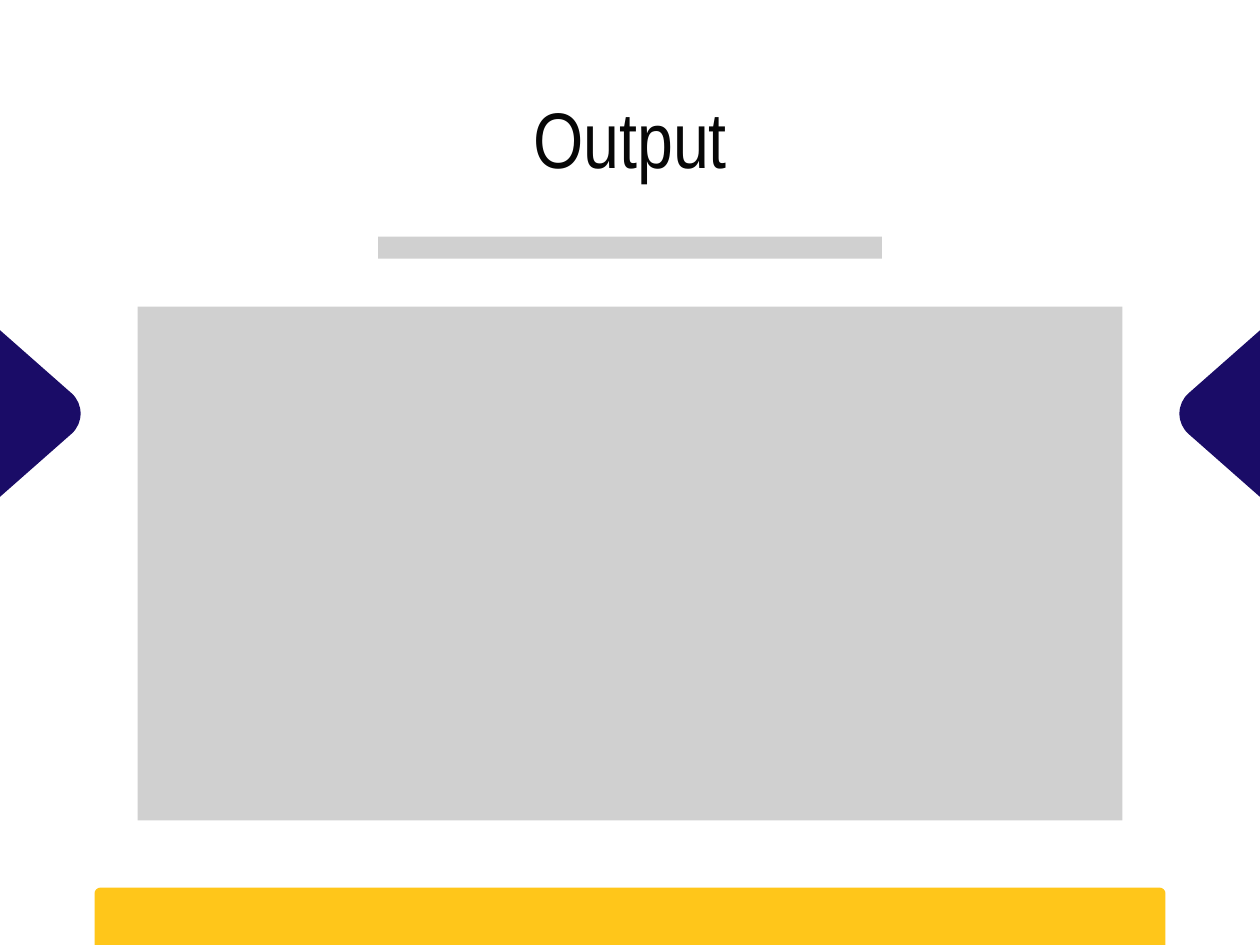
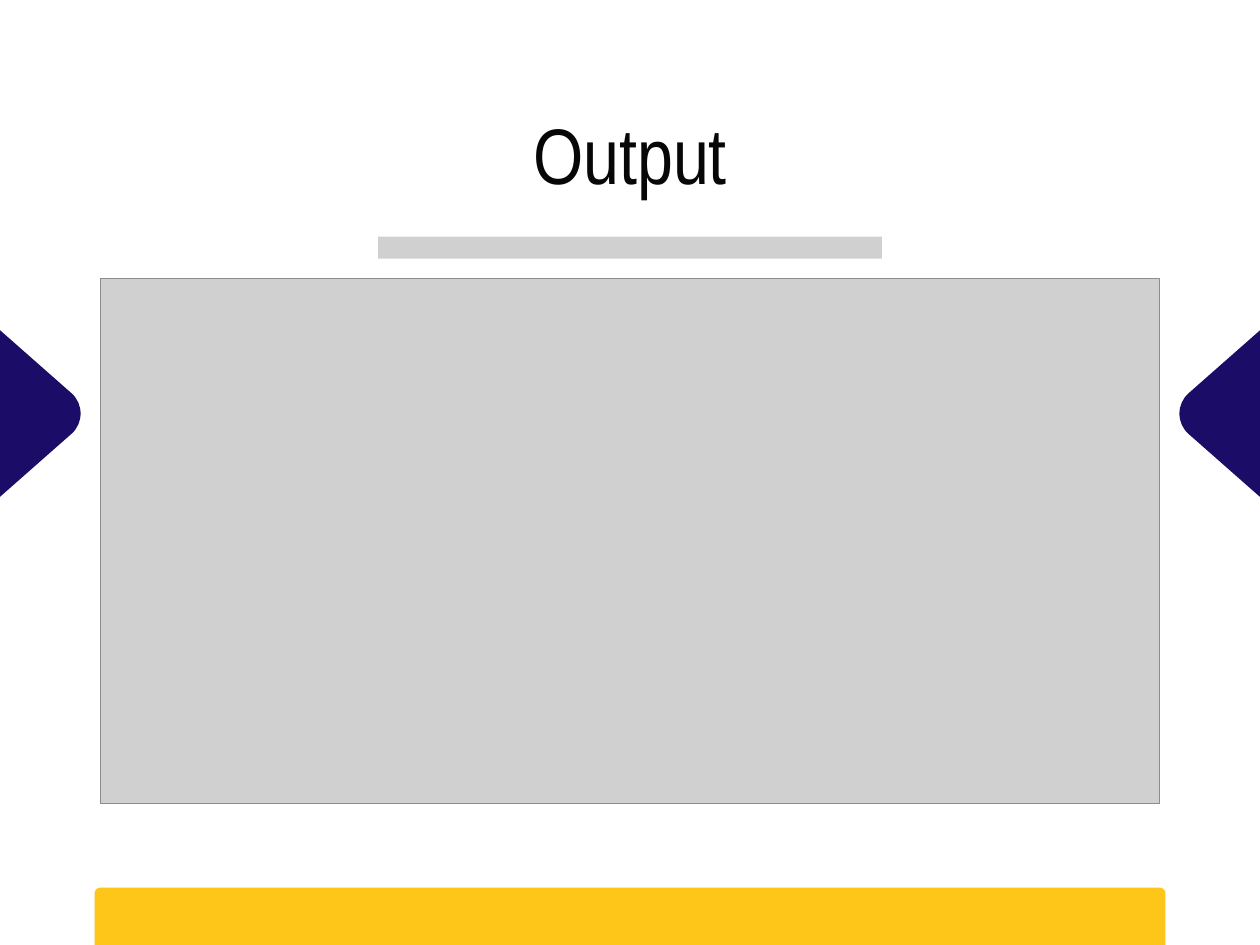
Before and after one commit to CodeWithIsmail/Web-Tech-CSE-502, a slide deck: slide 6 of 1421_1433_SectionTag.pptx. Drawn at 1260x945 pixels with LibreOffice and Linux fonts; fonts in the diff are those of the drawing; grey boxes stand for pictures. Boxes give left, top, right and bottom in pixels: in the first picture for what was removed or moved away, otherwise in the second. Text is boxed around its words. In the diff, an @@ line names an element or a change of style, - is before the commit and + after.

```diff
--- a/1421_1433_SectionTag.pptx
+++ b/1421_1433_SectionTag.pptx
@@ text "Output" at <box>533,129,727,199</box>: line spacing 48pt to 1 @@
@@ picture: place and size @@
-picture at <box>137,307,1122,821</box>
+picture at <box>100,279,1160,803</box>
```
Also in this commit, not shown: 7 other slides changed, 17 other files.
